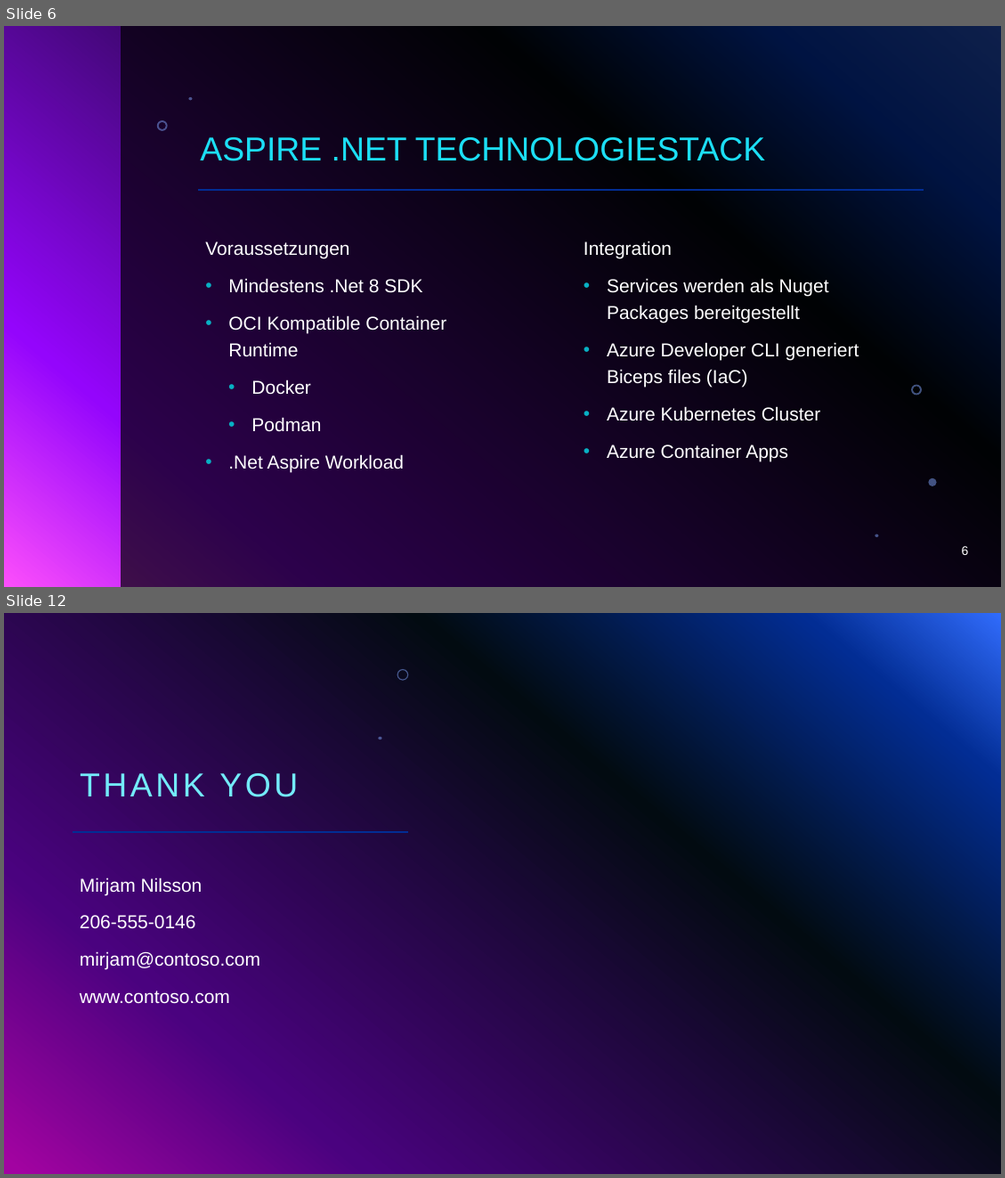
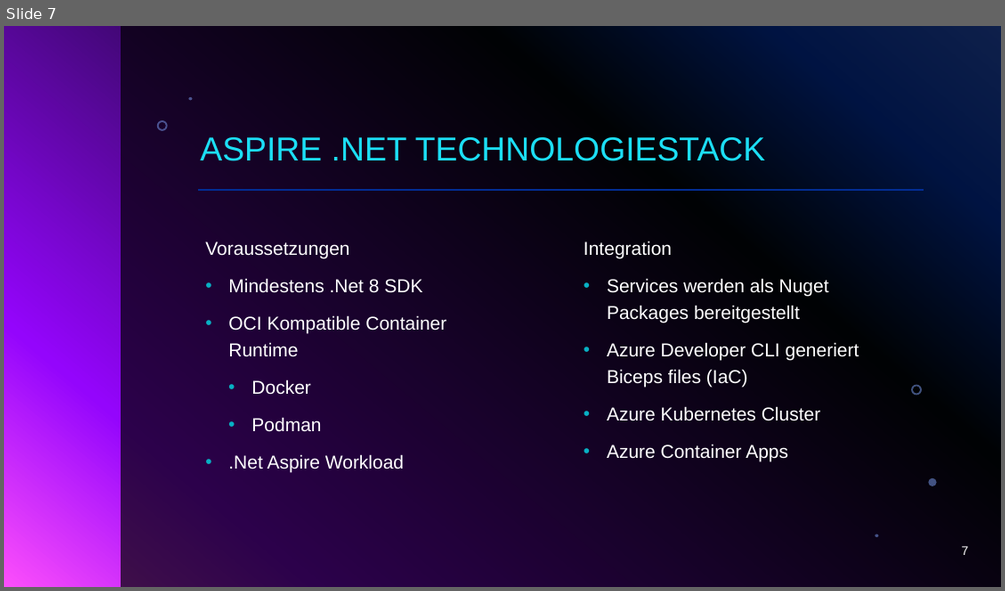
Before and after one commit to zuercheram/aspire-prototype, a slide deck: doc/project-presentation/aspire-semester-arbeit.pptx. Shown one above the other, each under a label of ours: slides 6 and 12 before the commit, slide 7 after it; the slides between them are not shown. The pictures are 1005x1178 and 1005x591 pixels, drawn with LibreOffice and Linux fonts; fonts in the diff are those of the drawing; background and template pictures are left out. Boxes give left, top, right and bottom in pixels: in the first picture for what was removed or moved away, otherwise in the second. Text is boxed around its words. In the diff, an @@ line names an element or a change of style, - is before the commit and + after.

```diff
--- a/doc/project-presentation/aspire-semester-arbeit.pptx
+++ b/doc/project-presentation/aspire-semester-arbeit.pptx
@@ slide 12 removed at bbox=[4, 613, 1001, 1174], background gradient #316CFC to #022D94 to #020B11 to #4A027F to #A203A1 @@
@@ ellipse removed at bbox=[397, 670, 408, 681] @@
@@ freeform shape removed at bbox=[378, 737, 381, 739] @@
@@ title removed at bbox=[80, 773, 298, 797] @@
-THANK YOU
@@ line removed from (72, 832) to (408, 832) @@
@@ text removed at bbox=[80, 877, 260, 1004] @@
-Mirjam Nilsson
-206-555-0146
-mirjam@contoso.com
-www.contoso.com
@@ what was slide 6 is now slide 7 @@
@@ page number at bbox=[962, 546, 969, 555]: text changed @@
-6
+7
```
Also in this commit, not shown: 2 slides changed, 6 slides added, 4 other slides removed.
